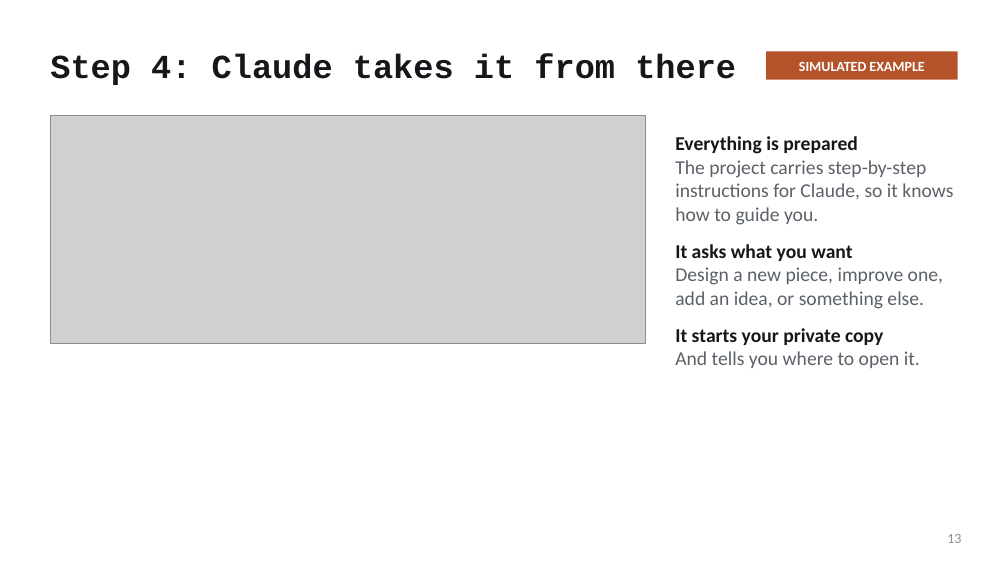
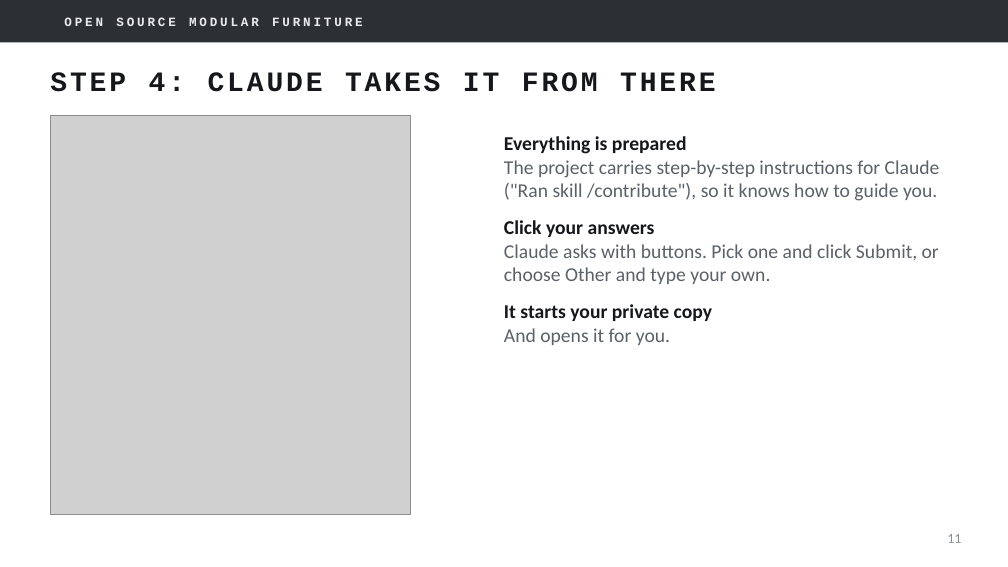
Before and after one commit to mfprado/acrylic-furniture, a slide deck: slide 11 of docs/contributing-guide.pptx (slide 13 before the commit). Drawn at 1008x567 pixels with LibreOffice and Linux fonts; fonts in the diff are those of the drawing; grey boxes stand for pictures; background and template pictures are left out. Boxes give left, top, right and bottom in pixels: in the first picture for what was removed or moved away, otherwise in the second. Text is boxed around its words. In the diff, an @@ line names an element or a change of style, - is before the commit and + after.

```diff
--- a/docs/contributing-guide.pptx
+++ b/docs/contributing-guide.pptx
@@ rectangle added at [0, 0, 1008, 42], fill #2C3035 @@
@@ text added at [64, 17, 363, 26], 9 pt, text #E9EBED, bold @@
+OPEN SOURCE MODULAR FURNITURE
@@ rectangle removed at [766, 51, 958, 80] @@
-SIMULATED EXAMPLE
@@ title at [50, 72, 715, 92]: text changed; size 24 to 20 pt @@
-Step 4: Claude takes it from there
+STEP 4: CLAUDE TAKES IT FROM THERE
@@ picture removed at [50, 116, 645, 344] @@
@@ picture added at [50, 116, 411, 514] @@
@@ text "Everything is prepared": place and size @@
-text "Everything is prepared" at [675, 136, 953, 368]
+text "Everything is prepared" at [504, 136, 940, 345]
@@ text at [504, 160, 940, 284]: text changed @@
-The project carries step-by-step instructions for Claude, so it knows how to guide you.
-It asks what you want
-Design a new piece, improve one, add an idea, or something else.
+The project carries step-by-step instructions for Claude ("Ran skill /contribute"), so it knows how to guide you.
+Click your answers
+Claude asks with buttons. Pick one and click Submit, or choose Other and type your own.
@@ text at [504, 328, 670, 345]: text changed @@
-And tells you where to open it.
+And opens it for you.
@@ page number at [947, 534, 961, 543]: text changed @@
-13
+11
```
Also in this commit, not shown: 16 other slides changed, 4 slides added, 5 slides removed, 6 other files.
